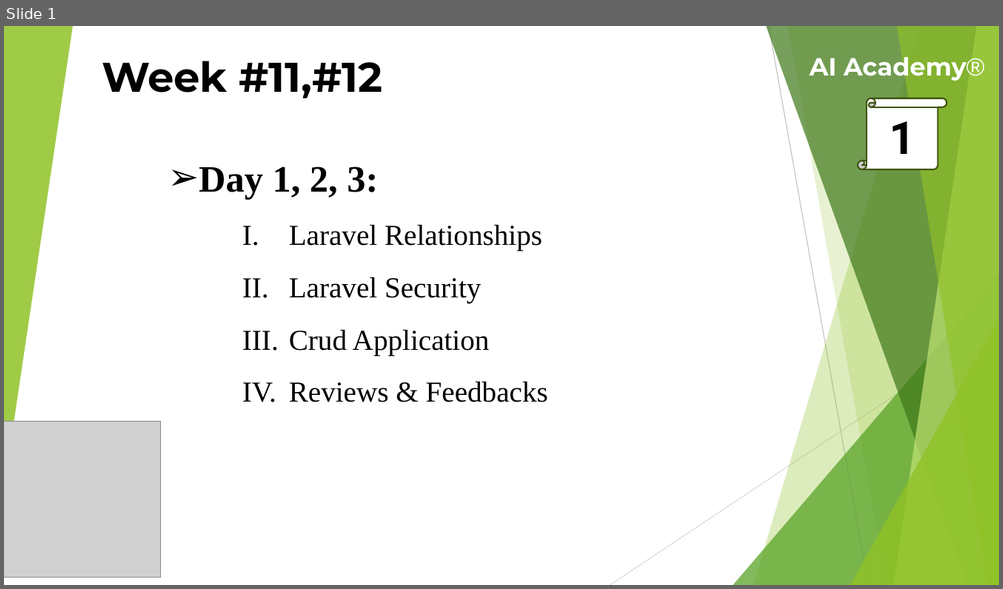
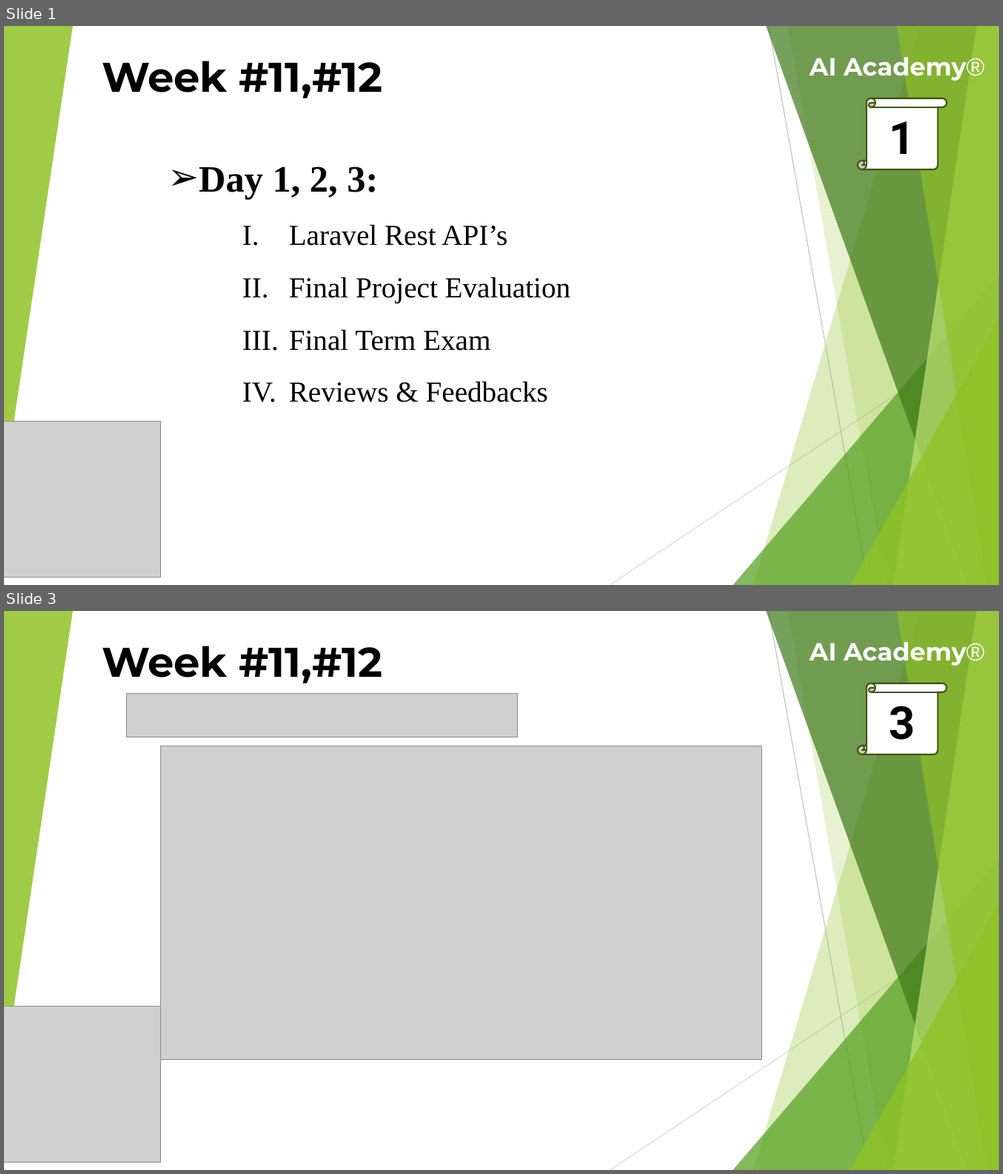
Before and after one commit to theaamirlatif/AI-Academy, a slide deck: Web Development/Lectures/11th, 12th Week Lecture.pptx. Shown one above the other, each under a label of ours: slide 1 before the commit, slides 1 and 3 after it; the slides between them are not shown. The pictures are 1003x589 and 1003x1174 pixels, drawn with LibreOffice and Linux fonts; fonts in the diff are those of the drawing; grey boxes stand for pictures. Boxes give left, top, right and bottom in pixels: in the first picture for what was removed or moved away, otherwise in the second. Text is boxed around its words. In the diff, an @@ line names an element or a change of style, - is before the commit and + after.

```diff
--- a/Web Development/Lectures/11th, 12th Week Lecture.pptx
+++ b/Web Development/Lectures/11th, 12th Week Lecture.pptx
@@ slide 3 added at (x1=4, y1=611, x2=999, y2=1170), background #FFFFFF; not listed: 10 template elements that a slide beside it also shows @@
@@ text added at (x1=102, y1=646, x2=383, y2=684), 40 pt, text #000000, bold @@
+Week #11,#12
@@ text added at (x1=809, y1=642, x2=984, y2=666), 24 pt, text #FFFFFF, bold @@
+AI Academy®
@@ picture added at (x1=126, y1=693, x2=518, y2=737) @@
@@ vertical scroll added at (x1=857, y1=684, x2=946, y2=755), fill #FFFFFF, outline #3F5511 1.5 pt, 44 pt, text #000000, bold @@
+3
@@ picture added at (x1=160, y1=746, x2=761, y2=1060) @@
@@ picture added at (x1=4, y1=1006, x2=160, y2=1162) @@
@@ slide 1 changed as well @@
@@ text at (x1=289, y1=224, x2=571, y2=351): text changed @@
-    I. Laravel Relationships
-    II. Laravel Security
-    III. Crud Application
+    I. Laravel Rest API’s
+    II. Final Project Evaluation
+    III. Final Term Exam
```
Also in this commit, not shown: 1 other slide changed, 5 other slides added, 1 other file.
